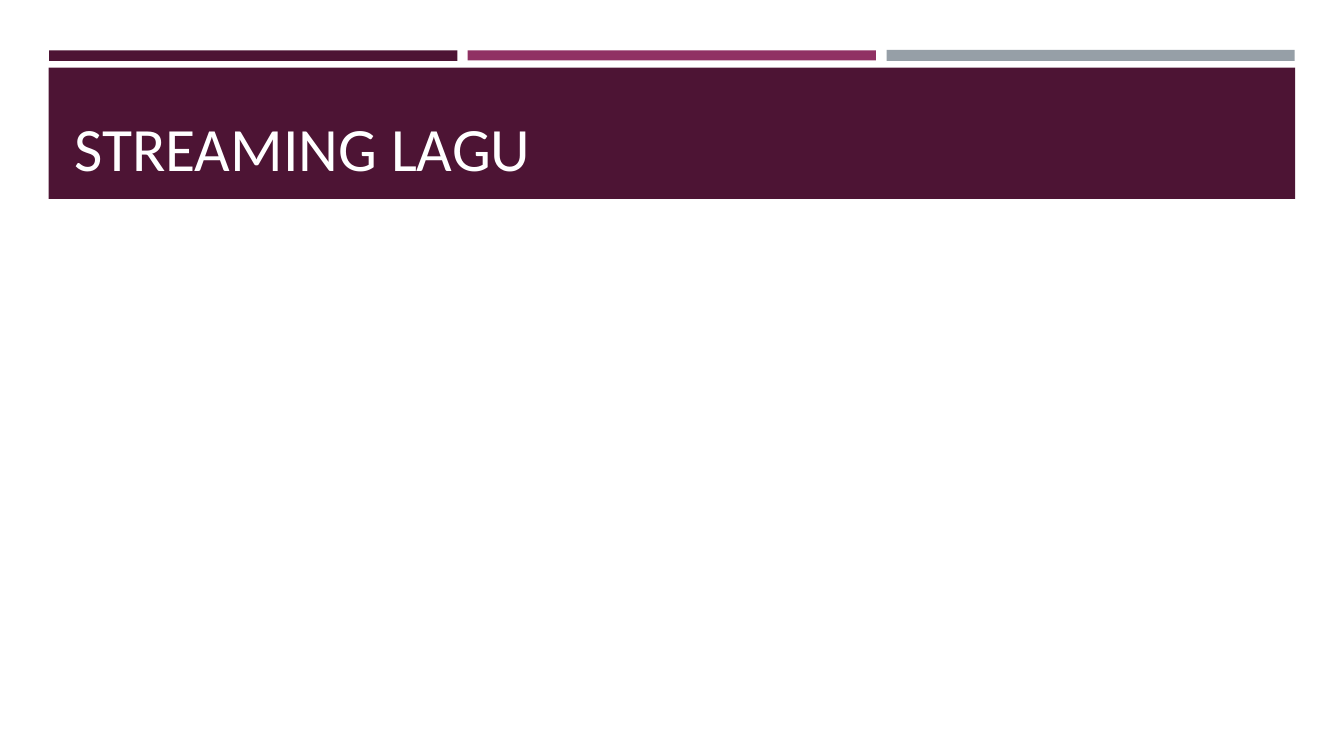
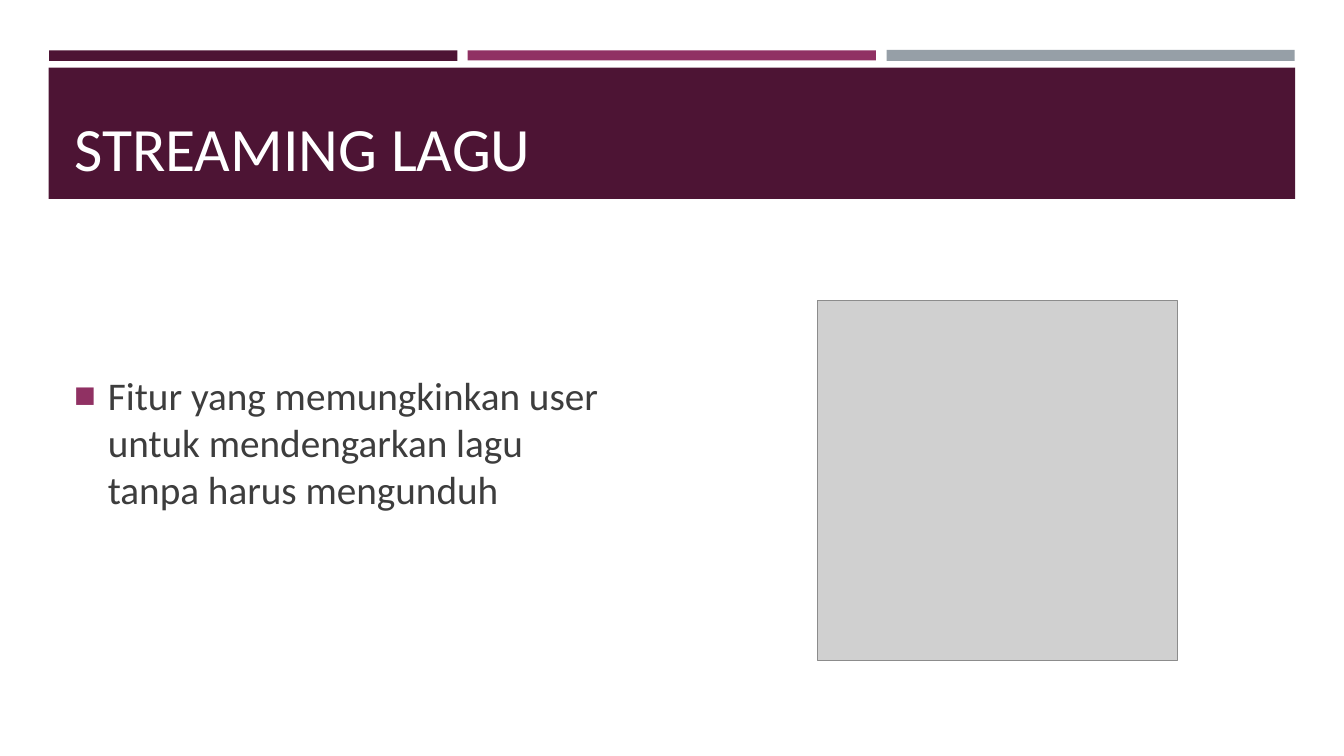
Before and after one commit to tyastepe/Kelompok5_ReverseProxy, a slide deck: slide 7 of Reverse-Proxy.pptx. Drawn at 1344x756 pixels with LibreOffice and Linux fonts; fonts in the diff are those of the drawing; grey boxes stand for pictures. Boxes give left, top, right and bottom in pixels: in the first picture for what was removed or moved away, otherwise in the second. Text is boxed around its words. In the diff, an @@ line names an element or a change of style, - is before the commit and + after.

```diff
--- a/Reverse-Proxy.pptx
+++ b/Reverse-Proxy.pptx
@@ picture added at <box>818,300,1178,660</box> @@
@@ text added at <box>108,382,598,511</box>, 28 pt, text #3D3D3D @@
+■ Fitur yang memungkinkan user untuk mendengarkan lagu tanpa harus mengunduh
```
Also in this commit, not shown: 2 other slides changed, 2 slides added, 1 slide removed.
